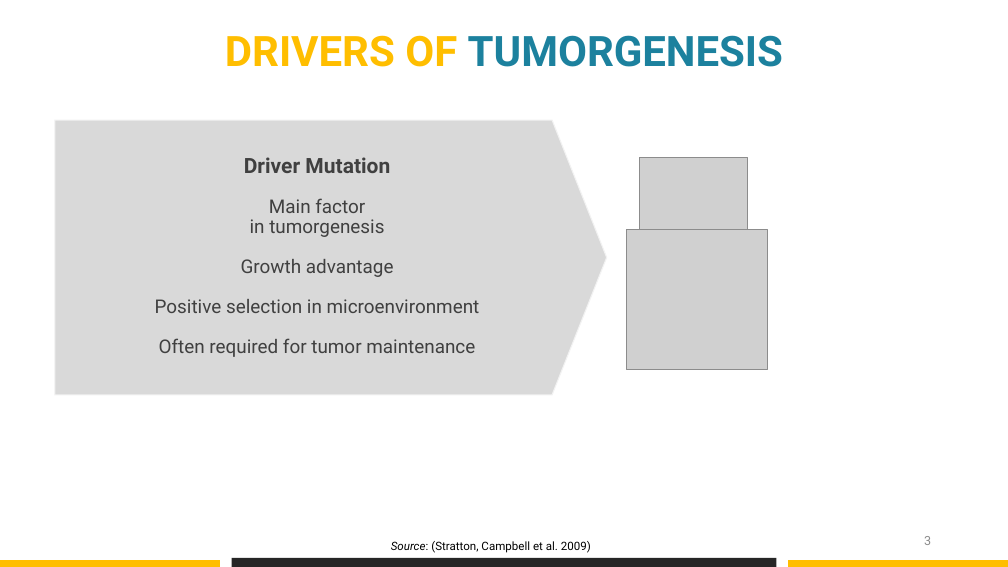
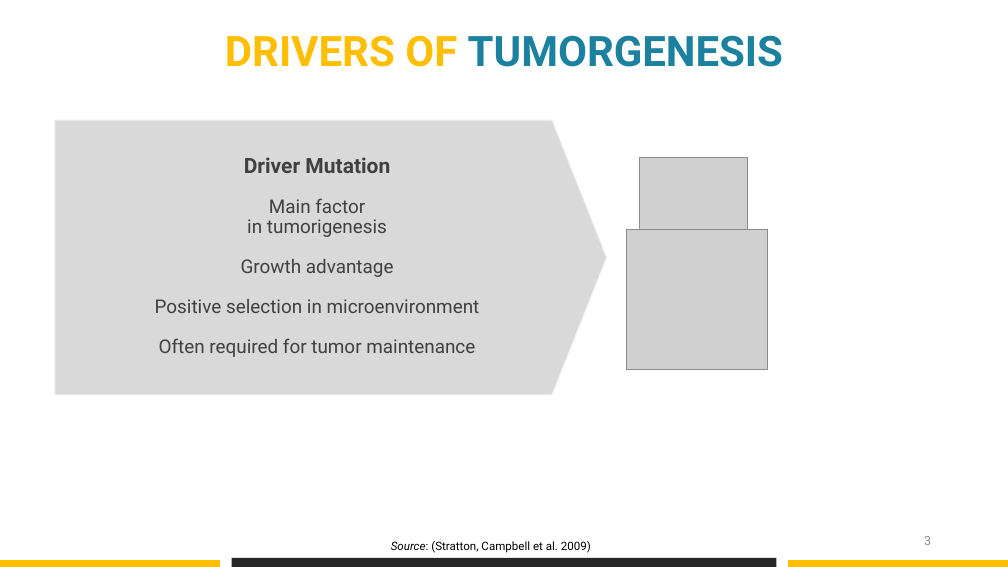
Before and after one commit to datascience-mobi/group-04-project-1-4, a slide deck: slide 3 of Project proposal_presentation_V1.pptx. Drawn at 1008x567 pixels with LibreOffice and Linux fonts; fonts in the diff are those of the drawing; grey boxes stand for pictures. Boxes give left, top, right and bottom in pixels: in the first picture for what was removed or moved away, otherwise in the second. Text is boxed around its words. In the diff, an @@ line names an element or a change of style, - is before the commit and + after.

```diff
--- a/Project proposal_presentation_V1.pptx
+++ b/Project proposal_presentation_V1.pptx
@@ text in pentagon arrow at box(247, 219, 387, 237): text changed @@
-in tumorgenesis
+in tumorigenesis
```
Also in this commit, not shown: 3 slides removed.
